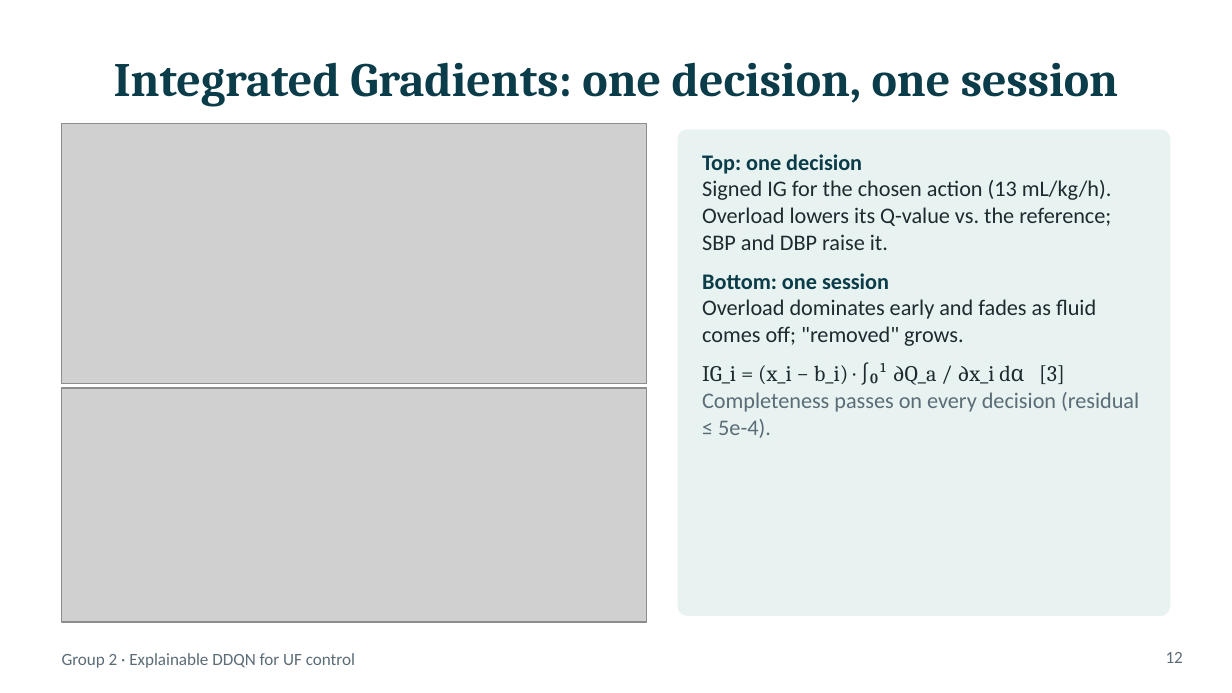
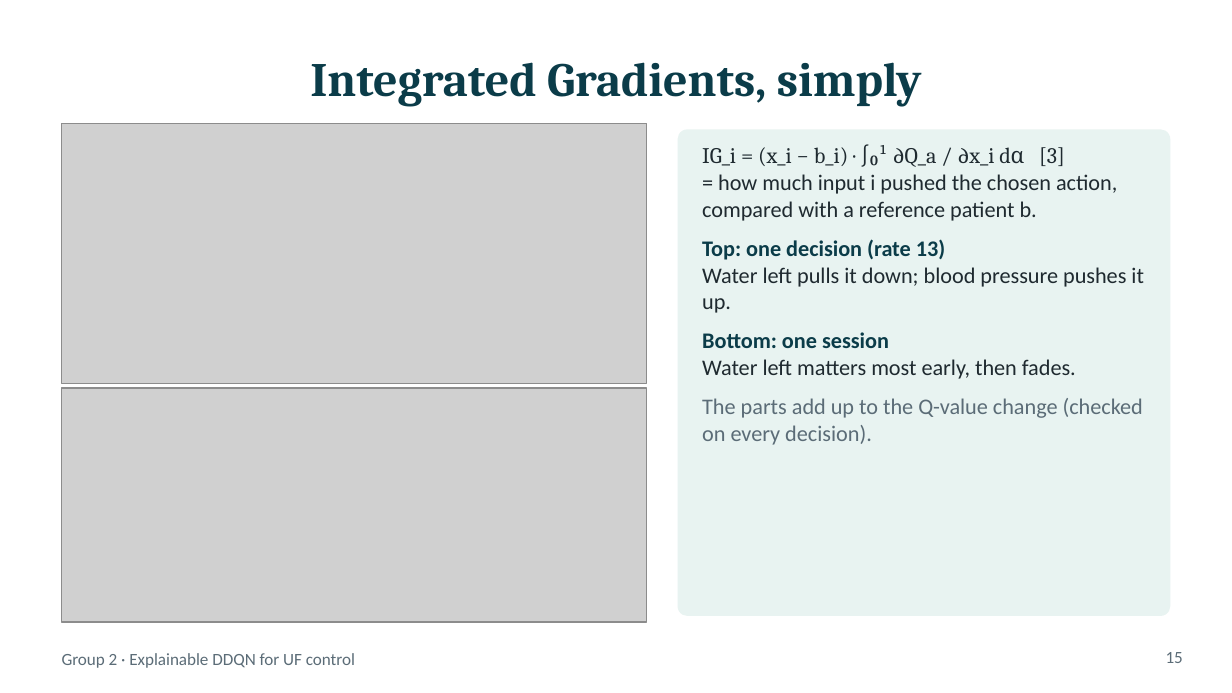
Before and after one commit to mr-h12/ckd-dialysis-ddqn-ig, a slide deck: slide 15 of slides/CKD_DDQN_IG.pptx (slide 12 before the commit). Drawn at 1232x693 pixels with LibreOffice and Linux fonts; fonts in the diff are those of the drawing; grey boxes stand for pictures. Boxes give left, top, right and bottom in pixels: in the first picture for what was removed or moved away, otherwise in the second. Text is boxed around its words. In the diff, an @@ line names an element or a change of style, - is before the commit and + after.

```diff
--- a/slides/CKD_DDQN_IG.pptx
+++ b/slides/CKD_DDQN_IG.pptx
@@ title at [310,62,922,106]: text changed @@
-Integrated Gradients: one decision, one session
+Integrated Gradients, simply
@@ text at [702,147,1144,313]: text changed @@
-Top: one decision
-Signed IG for the chosen action (13 mL/kg/h). Overload lowers its Q-value vs. the reference; SBP and DBP raise it.
+IG_i = (x_i − b_i) · ∫₀¹ ∂Q_a / ∂x_i dα [3]
+= how much input i pushed the chosen action, compared with a reference patient b.
+Top: one decision (rate 13)
+Water left pulls it down; blood pressure pushes it up.
@@ text at [702,359,1143,445]: text changed; text colour #1F2A30 to #5B6C77 @@
-Overload dominates early and fades as fluid comes off; "removed" grows.
-IG_i = (x_i − b_i) · ∫₀¹ ∂Q_a / ∂x_i dα [3]
-Completeness passes on every decision (residual ≤ 5e-4).
+Water left matters most early, then fades.
+The parts add up to the Q-value change (checked on every decision).
@@ page number at [1166,652,1183,663]: text changed @@
-12
+15
```
Also in this commit, not shown: 7 other slides changed, 9 slides added, 6 slides removed.
